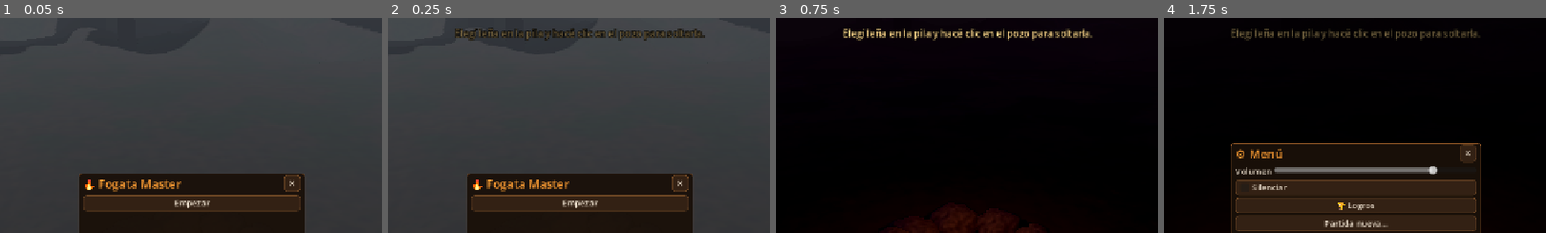
Above: before the commit, frames 1-4 (left to right).
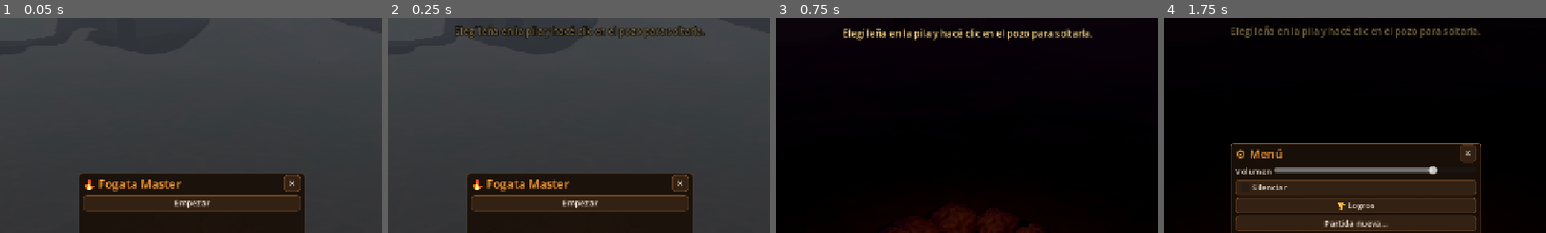
Above: after the commit, the same moments.

Repository: elulikk/fogata-master
Game: Godot game, scene res://main.tscn
Two runs of this game, one before a commit and one after it. Both use one fixed random seed, a clock stepped at 60 frames per second and the inputs below.
Inputs:
- Up to frame 1 (0.05 s): no input
- Up to frame 2 (0.25 s): no input
- Up to frame 3 (0.75 s): click "Empezar" at 0.5 s
- Up to frame 4 (1.75 s): click "⚙️ Menú" at 1.25 s
The pictures show only the part of the screen within x 25-75%, y 0-50%; the shares and areas given below are measured in that part.

Frame 1 is identical in both runs. In frame 2, 1.6% of the frame differs, in the area x 17-83%, y 3-11%; in frame 3, less than 0.1%; in frame 4, 1.4%.

Commit message:
Cuidador del fuego, cámara con un dedo y tablas legibles
Nuevo edificio que carga solo la leña de la pila en las fogatas prendidas,
giro de cámara arrastrando el suelo y gestos de pellizco, descripciones que
se ajustan en Pyroshop y Construir, y pista de cámara al empezar.

Co-Authored-By: Claude Sonnet 5.5 <noreply@anthropic.com>

Diff:
--- a/godot/datos/proveedores.gd
+++ b/godot/datos/proveedores.gd
@@ -70,6 +70,37 @@
 	return botin
 
 
+# La pieza más abundante de ese corte en la pila (sin piñas ni húmeda), o "".
+static func _mas_abundante(res: Dictionary, corte: String) -> String:
+	var mejor := ""
+	var hay := 0
+	for k: String in Maderas.todas():
+		var w: Dictionary = Maderas.de(k)
+		if w.corte == corte and not w.cono and w.especie != "humeda" and int(res.get(k, 0)) > hay:
+			hay = int(res[k])
+			mejor = k
+	return mejor
+
+
+# Qué cargaría el cuidador ahora: la fogata prendida con más lugar libre de un corte que tengas en la pila.
+static func siguiente_carga(j) -> Dictionary:
+	var mejor := {}
+	var libre_mejor := 0.0
+	for p: Pozo in j.fuego.pozos:
+		if not p.prendido():
+			continue
+		var cortes: Array = Maderas.ORDEN_CORTES.duplicate()
+		cortes.reverse() # a igual lugar libre, primero lo más grueso
+		for corte: String in cortes:
+			var cupo: int = p.cupo(corte, j.estado.mods)
+			var libre: float = (cupo - p.cuantos(corte)) / maxf(1.0, cupo)
+			var clave := _mas_abundante(j.estado.d.res, corte)
+			if cupo > 0 and libre > libre_mejor and not clave.is_empty():
+				libre_mejor = libre
+				mejor = {"clave": clave, "pozo": p}
+	return mejor
+
+
 static func lista() -> Array:
 	if not _lista.is_empty():
 		return _lista
@@ -94,6 +125,17 @@
 			"correr": func(j, _n: int) -> void: j.dar_botin(entrega(j, 0.4)),
 		},
 		{
+			"id": "cuidador", "etiqueta": "🧤 Cuidador",
+			"nivel": func(d: Dictionary) -> int: return int(d.bought.get("cuidador", 0)),
+			"cada": func(n: int, _m: Dictionary) -> float: return 14.0 / (1.0 + 0.6 * (n - 1)),
+			"listo": func(j) -> bool: return not siguiente_carga(j).is_empty(),
+			"correr": func(j, _n: int) -> void:
+				var c := siguiente_carga(j)
+				if not c.is_empty():
+					var p: Pozo = c.pozo
+					j.soltar(c.clave, p, p.centro + Vector3(randf_range(-0.2, 0.2), 0.0, randf_range(-0.2, 0.2))),
+		},
+		{
 			"id": "secadero", "etiqueta": "🧱 Secadero",
 			"nivel": func(d: Dictionary) -> int: return int(d.bought.get("secadero", 0)),
 			"cada": func(n: int, _m: Dictionary) -> float: return 14.0 / n,
--- a/godot/datos/tienda.gd
+++ b/godot/datos/tienda.gd
@@ -80,6 +80,11 @@
 			"costo": func(n: float) -> int: return _crece(320.0, 1.7, n),
 		},
 		{
+			"id": "cuidador", "tab": "construir", "icono": "🧤", "nombre": "Cuidador del fuego", "desc": "Va cargando solo la leña de la pila en las fogatas prendidas. Cada nivel, más seguido.", "max": 3, "meta": 7,
+			"requiere": func(d: Dictionary) -> bool: return abierto.call(d, "construir") and d.totalCalor >= 1200,
+			"costo": func(n: float) -> int: return _crece(900.0, 2.0, n),
+		},
+		{
 			"id": "hacha", "tab": "construir", "icono": "🪓", "nombre": "Hacha para el leñador", "desc": "El leñador también te trae troncos.", "max": 1, "meta": 4,
 			"requiere": func(d: Dictionary) -> bool: return d.bought.get("ayudante", 0) > 0 and corte_abierto(d, "tronco"),
 			"costo": func(_n: float) -> int: return 450,
--- a/godot/main.gd
+++ b/godot/main.gd
@@ -21,6 +21,7 @@
 var _foco := Vector3(0.0, FOCO_Y, 0.0)
 var _derecho_arrastro := false
 var _derecho_presionado := false
+var _arrastrando_vista := false
 var _soplando: Pozo
 var _reloj_soplo := 0.0
 var _chispazos: Array[Dictionary] = []
@@ -260,8 +261,12 @@
 	if ev is InputEventMouseButton:
 		if ev.button_index == MOUSE_BUTTON_LEFT:
 			if ev.pressed:
+				# Arrastrar desde el suelo vacío gira la cámara (así se maneja con un dedo).
+				var suelo: Variant = _punto_en_suelo(ev.position)
+				_arrastrando_vista = suelo == null or _pozo_en(suelo) == null
 				_clic(ev.position)
 			else:
+				_arrastrando_vista = false
 				_soplando = null
 		elif ev.button_index == MOUSE_BUTTON_RIGHT:
 			if ev.pressed:
@@ -277,11 +282,24 @@
 		elif ev.pressed and ev.button_index == MOUSE_BUTTON_WHEEL_DOWN:
 			_distancia = minf(12.0, _distancia + 0.25)
 			_ubicar_camara()
-	elif ev is InputEventMouseMotion and _derecho_presionado:
+	elif ev is InputEventMouseMotion and (_derecho_presionado or _arrastrando_vista):
 		_derecho_arrastro = true
-		_orbita.x -= ev.relative.x * 0.006
-		_orbita.y = clampf(_orbita.y + ev.relative.y * 0.004, 0.12, 1.25)
-		_ubicar_camara()
+		_girar(ev.relative)
+	elif ev is InputEventMagnifyGesture:
+		_acercar(1.0 / ev.factor)
+	elif ev is InputEventPanGesture:
+		_girar(ev.delta * 6.0)
+
+
+func _girar(rel: Vector2) -> void:
+	_orbita.x -= rel.x * 0.006
+	_orbita.y = clampf(_orbita.y + rel.y * 0.004, 0.12, 1.25)
+	_ubicar_camara()
+
+
+func _acercar(factor: float) -> void:
+	_distancia = clampf(_distancia * factor, 1.6, 12.0)
+	_ubicar_camara()
 
 
 func _tecla(k: int) -> void:
--- a/godot/ui/ui.gd
+++ b/godot/ui/ui.gd
@@ -512,6 +512,7 @@
 			"night": _noche.text = "🌙 Noche %d · pide %.1f/s · tenés %.1f/s · %ds" % [ni.n, ni.meta, e.ritmo, ceili(ni.resta)]
 		_barra_frio.value = d.night.cold
 
+	_avisos.visible = not hay_ventana()
 	_pista.text = _pista_actual()
 	_pista.visible = not _pista.text.is_empty()
 
@@ -560,4 +561,6 @@
 		return "Quedan brasas… poné ramas, que prenden con poco."
 	if e.madera_total() == 0 and d.unlocked.get("tienda", false):
 		return "No te queda leña: comprá en Pyroshop (S)."
+	if d.playTime < 240.0 and d.totalCalor >= 15.0:
+		return "Cámara: arrastrá el suelo o clic derecho para girar · rueda para el zoom."
 	return ""
--- a/godot/ui/ventana_tabla.gd
+++ b/godot/ui/ventana_tabla.gd
@@ -64,6 +64,8 @@
 		f.add_child(_celda(datos.nombre, COLUMNAS.nombre))
 		var d := _celda(datos.get("desc", ""), 0, Tema.TENUE)
 		d.size_flags_horizontal = Control.SIZE_EXPAND_FILL
+		d.clip_text = false
+		d.autowrap_mode = TextServer.AUTOWRAP_WORD_SMART
 		d.tooltip_text = datos.get("desc", "")
 		d.mouse_filter = Control.MOUSE_FILTER_PASS
 		f.add_child(d)
